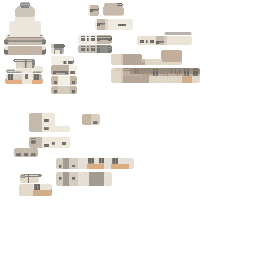
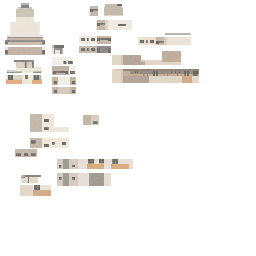
Comparing the layer stacks of the two 256 x 256 images. Changes:
hid "그룹 1" (2nd of 5, in "그룹 2") over [5, 2, 199, 194]
hid "그룹 1" (3rd of 5, in "그룹 2") over [6, 3, 200, 195]
hid "그룹 1" (4th of 5, in "그룹 2") over [4, 3, 198, 195]